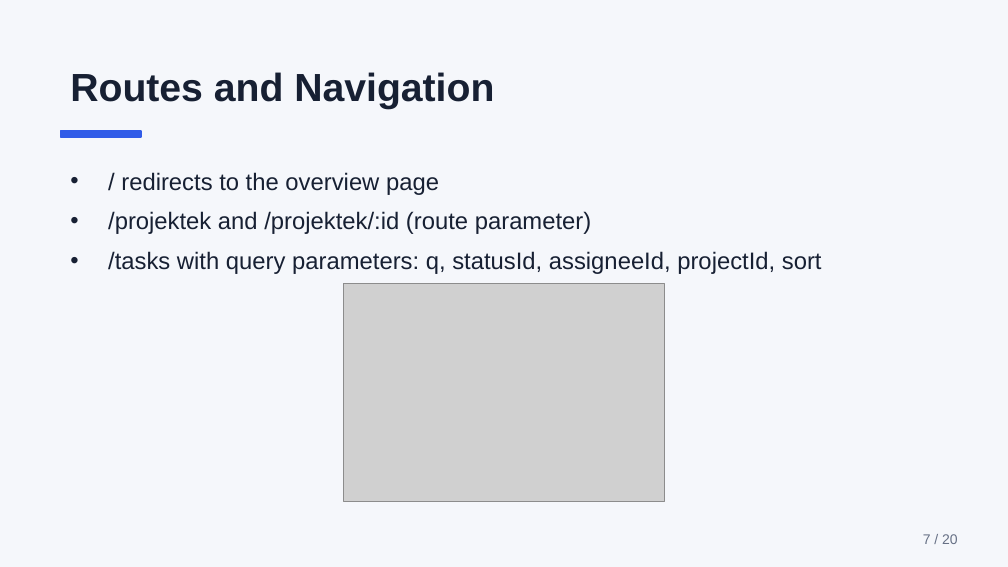
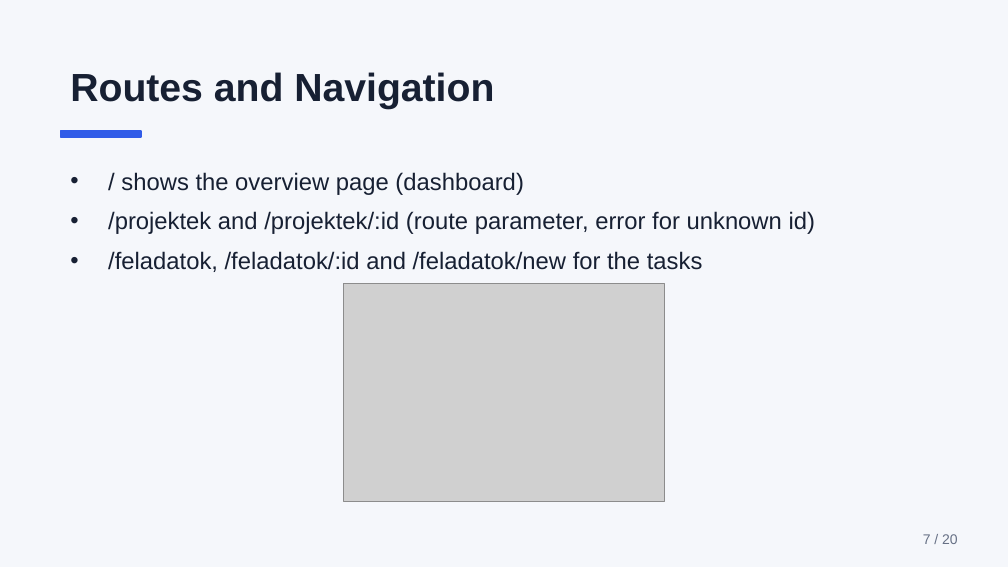
Before and after one commit to fodorgabor/teamFlow, a slide deck: slide 7 of docs/presentation.pptx. Drawn at 1008x567 pixels with LibreOffice and Linux fonts; fonts in the diff are those of the drawing; grey boxes stand for pictures. Boxes give left, top, right and bottom in pixels: in the first picture for what was removed or moved away, otherwise in the second. Text is boxed around its words. In the diff, an @@ line names an element or a change of style, - is before the commit and + after.

```diff
--- a/docs/presentation.pptx
+++ b/docs/presentation.pptx
@@ text at [108,172,816,272]: text changed @@
-• / redirects to the overview page
-• /projektek and /projektek/:id (route parameter)
-• /tasks with query parameters: q, statusId, assigneeId, projectId, sort
+• / shows the overview page (dashboard)
+• /projektek and /projektek/:id (route parameter, error for unknown id)
+• /feladatok, /feladatok/:id and /feladatok/new for the tasks
```
Also in this commit, not shown: 6 other slides changed, 1 other file.
